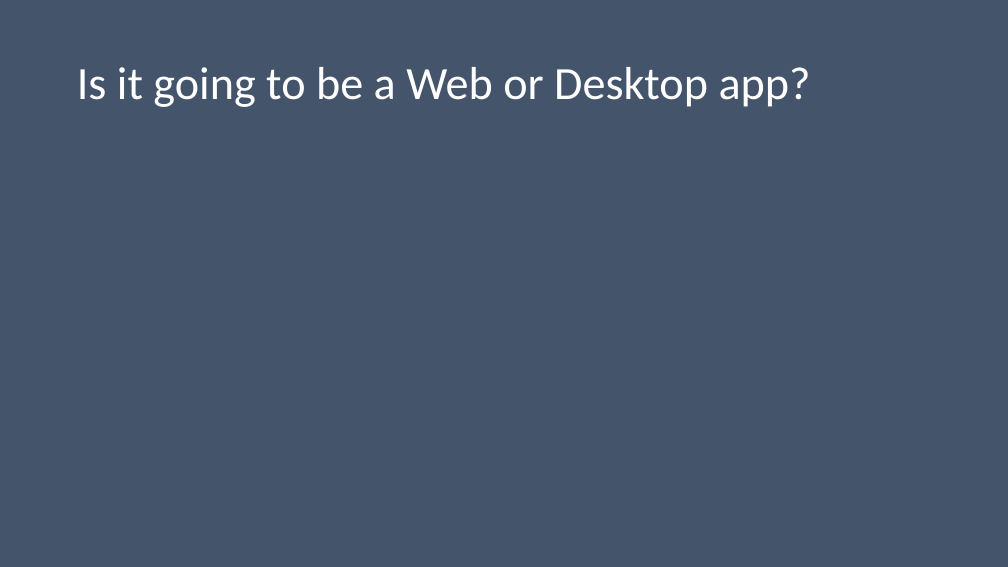
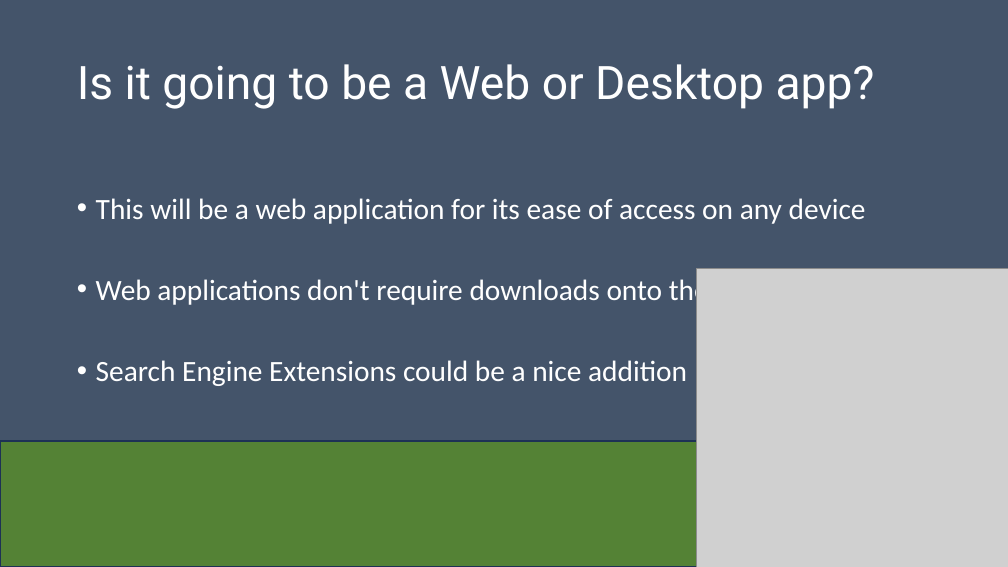
Before and after one commit to Dwaddle26/EncryptNotes, a slide deck: slide 5 of Team_2_Presentation_1.pptx. Drawn at 1008x567 pixels with LibreOffice and Linux fonts; fonts in the diff are those of the drawing; grey boxes stand for pictures. Boxes give left, top, right and bottom in pixels: in the first picture for what was removed or moved away, otherwise in the second. Text is boxed around its words. In the diff, an @@ line names an element or a change of style, - is before the commit and + after.

```diff
--- a/Team_2_Presentation_1.pptx
+++ b/Team_2_Presentation_1.pptx
@@ title "Is it going to be ..." at [77,64,875,109]: font Calibri to Roboto @@
@@ text added at [96,198,866,386], 28 pt, text #FFFFFF @@
+• This will be a web application for its ease of access on any device
+• Web applications don't require downloads onto the physical machine
+• Search Engine Extensions could be a nice addition
@@ picture added at [696,268,1008,567] @@
@@ rectangle added at [0,441,1008,567], fill #548235, outline #1E3256 1 pt @@
```
Also in this commit, not shown: 9 other slides changed.
